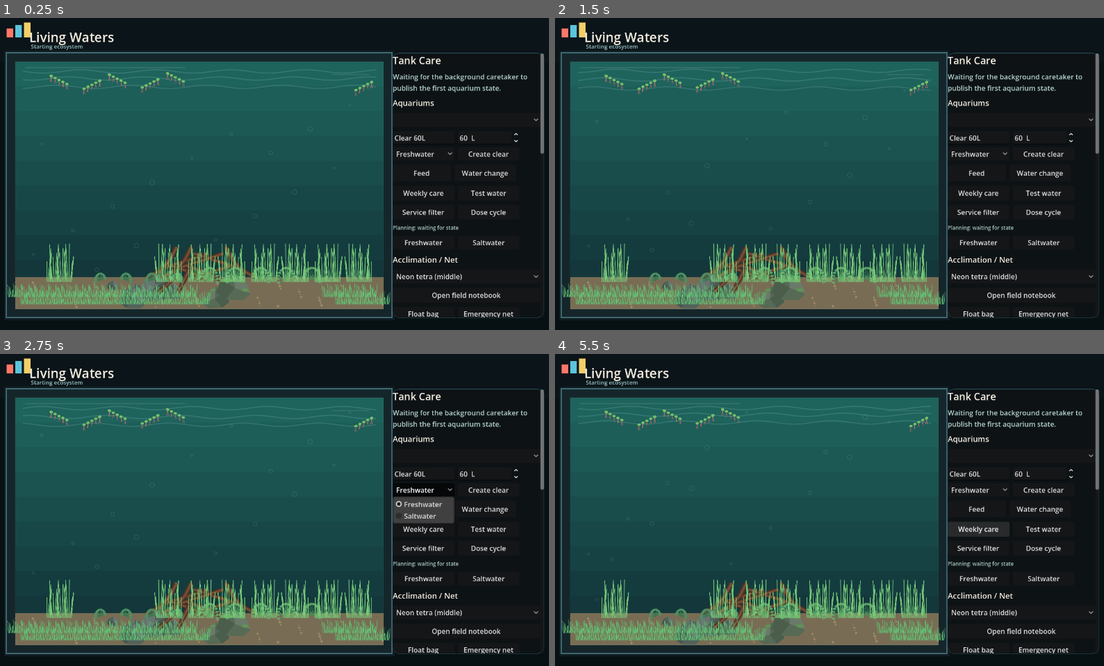
Above: before the commit, frames 1-4 (two rows, left to right).
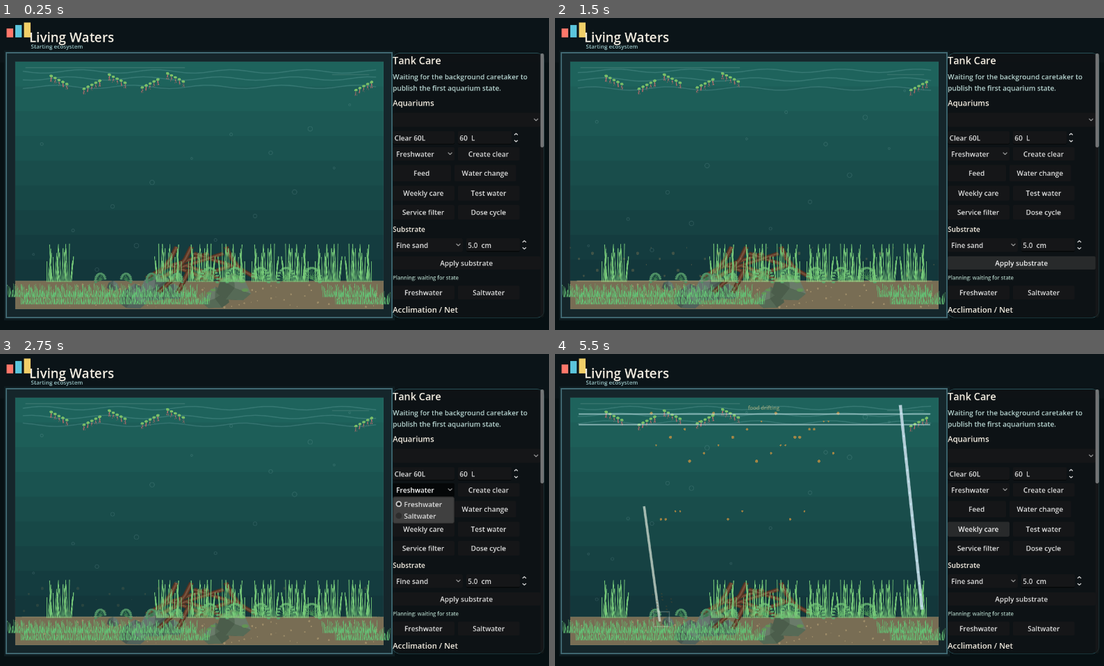
Above: after the commit, the same moments.

Repository: EgeDorukDeveci/living-waters
Game: Godot game, scene res://scenes/main.tscn
Two runs of this game, one before a commit and one after it. Both use one fixed random seed, a clock stepped at 60 frames per second and the inputs below.
Inputs (mouse positions are in pixels of both pictures, inside the frame that each line leads up to):
- Up to frame 1 (0.25 s): no input
- Up to frame 2 (1.5 s): click (983, 245) at 0.5 s, where only the run after the commit has a clickable "Fine sand"; click (1021, 261) at 1.25 s, where only the run after the commit has a clickable "Apply substrate"
- Up to frame 3 (2.75 s): click "Freshwater" at 2 s
- Up to frame 4 (5.5 s): click "Create clear" at 2.75 s; click "Feed" at 3.5 s; click "Water change" at 4.25 s; click "Weekly care" at 5 s

The runs differ from the first frame. In frame 1, 1.7% of the frame differs, in the area x 2-100%, y 41-96%; in frame 2, 2.8%; in frame 3, 1.7%; in frame 4, 3.3%, in the area x 2-100%, y 16-96%.

Commit message:
Animate aquarium care actions and substrate

Diff:
--- a/scripts/Main.gd
+++ b/scripts/Main.gd
@@ -33,6 +33,8 @@
 var tank_name_edit: LineEdit
 var tank_litres_spin: SpinBox
 var tank_system_select: OptionButton
+var substrate_select: OptionButton
+var substrate_depth_spin: SpinBox
 var species_select: OptionButton
 var status_label: Label
 var summary_label: Label
@@ -52,6 +54,7 @@
 var selected_scape_tool: Dictionary = {}
 var selected_scape_object_id := ""
 var selected_animal_tool: Dictionary = {}
+var action_effects: Array[Dictionary] = []
 var last_command_note := ""
 var last_command_until := 0.0
 var notebook_open := false
@@ -73,6 +76,7 @@
 func _process(delta: float) -> void:
 	time_accum += delta
 	_animate_animals(delta)
+	_update_action_effects(delta)
 	_update_notebook_animation(delta)
 	if time_accum > 1.0:
 		time_accum = 0.0
@@ -151,6 +155,35 @@
 func _valid_release_point(normalized: Vector2) -> bool:
 	return normalized.y > 0.10 and normalized.y < 0.86
 
+func _add_action_effect(kind: String) -> void:
+	action_effects.append({"kind": kind, "age": 0.0, "duration": _effect_duration(kind), "seed": Time.get_ticks_msec() % 1000})
+
+func _effect_duration(kind: String) -> float:
+	match kind:
+		"feed":
+			return 2.6
+		"water_change":
+			return 3.2
+		"weekly_maintenance":
+			return 3.4
+		"service_filter":
+			return 2.7
+		"test_water":
+			return 2.3
+		"dose_ammonia":
+			return 2.5
+		"set_substrate":
+			return 2.8
+	return 1.8
+
+func _update_action_effects(delta: float) -> void:
+	var alive: Array[Dictionary] = []
+	for effect in action_effects:
+		effect["age"] = float(effect.get("age", 0.0)) + delta
+		if float(effect["age"]) < float(effect.get("duration", 1.0)):
+			alive.append(effect)
+	action_effects = alive
+
 func _draw() -> void:
 	_draw_room()
 	_draw_aquarium()
@@ -159,6 +192,7 @@
 	_draw_plants()
 	_draw_bubbles()
 	_draw_animals()
+	_draw_action_effects()
 	_draw_front_glass()
 
 func _project_root() -> String:
@@ -379,6 +413,42 @@
 	dose_ammonia.custom_minimum_size = Vector2(142, 34)
 	dose_ammonia.pressed.connect(func(): _write_command(COMMAND_DOSE_AMMONIA.duplicate()))
 	filter_row.add_child(dose_ammonia)
+
+	var substrate_title := Label.new()
+	substrate_title.text = "Substrate"
+	substrate_title.add_theme_font_size_override("font_size", 16)
+	substrate_title.add_theme_color_override("font_color", Color("#f5efe3"))
+	panel.add_child(substrate_title)
+
+	var substrate_row := GridContainer.new()
+	substrate_row.columns = 2
+	substrate_row.add_theme_constant_override("h_separation", 8)
+	substrate_row.add_theme_constant_override("v_separation", 6)
+	panel.add_child(substrate_row)
+
+	substrate_select = OptionButton.new()
+	substrate_select.custom_minimum_size = Vector2(142, 30)
+	_add_substrate_choice("Fine sand", "fine_sand")
+	_add_substrate_choice("Rounded gravel", "rounded_gravel")
+	_add_substrate_choice("Planted soil", "planted_soil")
+	_add_substrate_choice("Reef sand", "reef_sand")
+	_add_substrate_choice("Bare bottom", "bare_bottom")
+	substrate_row.add_child(substrate_select)
+
+	substrate_depth_spin = SpinBox.new()
+	substrate_depth_spin.min_value = 0
+	substrate_depth_spin.max_value = 9
+	substrate_depth_spin.step = 0.5
+	substrate_depth_spin.value = 5
+	substrate_depth_spin.suffix = " cm"
+	substrate_depth_spin.custom_minimum_size = Vector2(142, 30)
+	substrate_row.add_child(substrate_depth_spin)
+
+	var apply_substrate := Button.new()
+	apply_substrate.text = "Apply substrate"
+	apply_substrate.custom_minimum_size = Vector2(300, 30)
+	apply_substrate.pressed.connect(func(): _apply_substrate())
+	panel.add_child(apply_substrate)
 
 	for key in ["temperature_c", "ph", "oxygen_mg_l", "ammonia_mg_l", "nitrite_mg_l", "nitrate_mg_l"]:
 		var label := Label.new()
@@ -602,6 +672,33 @@
 		var scroll := side_panel.get_node_or_null("SideScroll") as ScrollContainer
 		if scroll:
 			scroll.size = side_panel.size
+
+func _add_substrate_choice(label: String, id: String) -> void:
+	if not substrate_select:
+		return
+	substrate_select.add_item(label)
+	substrate_select.set_item_metadata(substrate_select.item_count - 1, id)
+
+func _apply_substrate() -> void:
+	if not substrate_select or substrate_select.selected < 0:
+		return
+	var substrate := str(substrate_select.get_item_metadata(substrate_select.selected))
+	var depth := 5.0
+	if substrate_depth_spin:
+		depth = float(substrate_depth_spin.value)
+	_write_command({"action": "set_substrate", "substrate": substrate, "depth_cm": depth})
+
+func _sync_substrate_controls() -> void:
+	if not substrate_select:
+		return
+	var aquarium = state.get("aquarium", {})
+	var substrate := str(aquarium.get("substrate", "fine_sand"))
+	for i in range(substrate_select.item_count):
+		if str(substrate_select.get_item_metadata(i)) == substrate:
+			substrate_select.select(i)
+			break
+	if substrate_depth_spin:
+		substrate_depth_spin.value = float(aquarium.get("substrate_depth_cm", 5.0))
 
 func _toggle_notebook() -> void:
 	notebook_open = not notebook_open
@@ -803,14 +900,16 @@
 	selected_scape_object_id = ""
 
 func _write_command(command: Dictionary) -> void:
+	var action := str(command.get("action", "command"))
+	_add_action_effect(action)
 	command["timestamp"] = Time.get_datetime_string_from_system()
 	DirAccess.make_dir_recursive_absolute(root_dir.path_join("runtime"))
 	DirAccess.make_dir_recursive_absolute(commands_dir)
-	var path := commands_dir.path_join("%s-%d.json" % [str(command.get("action", "command")), Time.get_ticks_usec()])
+	var path := commands_dir.path_join("%s-%d.json" % [action, Time.get_ticks_usec()])
 	var file := FileAccess.open(path, FileAccess.WRITE)
 	if file:
 		file.store_string(JSON.stringify(command, "\t"))
-		last_command_note = "%s sent" % str(command.get("action", "command")).replace("_", " ")
+		last_command_note = "%s sent" % action.replace("_", " ")
 		last_command_until = Time.get_ticks_msec() / 1000.0 + 1.8
 
 func _sync_animals() -> void:
@@ -941,14 +1040,51 @@
 	for i in range(3):
 		var y := inner.position.y + 24.0 + i * 18.0 + sin(Time.get_ticks_msec() / 900.0 + i) * 3.0
 		_draw_wave(Vector2(inner.position.x + 18.0, y), inner.size.x - 36.0, Color(0.74, 0.94, 0.98, 0.16), 2.0 + i)
-	var sand := Rect2(inner.position.x, inner.end.y - SAND_HEIGHT, inner.size.x, SAND_HEIGHT)
-	draw_rect(sand, Color("#786d54"), true)
-	for i in range(70):
-		var x := inner.position.x + fposmod(i * 47.0, inner.size.x)
-		var y := sand.position.y + 12.0 + fposmod(i * 19.0, sand.size.y - 16.0)
-		draw_circle(Vector2(x, y), 1.4 + float(i % 4) * 0.45, Color(0.90, 0.79, 0.56, 0.34))
+	_draw_substrate(inner)
 	draw_rect(tank, Color("#416973"), false, 3.0)
 	draw_rect(inner, Color(1, 1, 1, 0.045), false, 1.0)
+
+func _substrate_height() -> float:
+	var aquarium = state.get("aquarium", {})
+	var depth: float = clamp(float(aquarium.get("substrate_depth_cm", 5.0)), 0.0, 9.0)
+	return lerp(6.0, 112.0, depth / 9.0)
+
+func _draw_substrate(inner: Rect2) -> void:
+	var aquarium = state.get("aquarium", {})
+	var kind := str(aquarium.get("substrate", "fine_sand"))
+	var height := 0.0 if kind == "bare_bottom" else _substrate_height()
+	if height <= 1.0:
+		draw_rect(Rect2(inner.position.x, inner.end.y - 8.0, inner.size.x, 8.0), Color(0.12, 0.20, 0.21, 0.5), true)
+		draw_line(Vector2(inner.position.x, inner.end.y - 8.0), Vector2(inner.end.x, inner.end.y - 8.0), Color(0.65, 0.9, 0.95, 0.18), 1.0, true)
+		return
+	var bed := Rect2(inner.position.x, inner.end.y - height, inner.size.x, height)
+	var base := Color("#786d54")
+	var speck := Color(0.90, 0.79, 0.56, 0.34)
+	var particle_count := 90
+	var max_radius := 1.8
+	match kind:
+		"rounded_gravel":
+			base = Color("#5b5a50")
+			speck = Color(0.78, 0.74, 0.62, 0.52)
+			particle_count = 130
+			max_radius = 3.4
+		"planted_soil":
+			base = Color("#3d3025")
+			speck = Color(0.26, 0.19, 0.13, 0.58)
+			particle_count = 120
+			max_radius = 2.6
+		"reef_sand":
+			base = Color("#b5a982")
+			speck = Color(0.98, 0.91, 0.72, 0.42)
+			particle_count = 100
+			max_radius = 1.9
+	draw_rect(bed, base, true)
+	for i in range(particle_count):
+		var x := inner.position.x + fposmod(i * 47.0 + sin(i) * 19.0, inner.size.x)
+		var y := bed.position.y + 8.0 + fposmod(i * 19.0, max(4.0, bed.size.y - 12.0))
+		var radius := 0.9 + float(i % 5) * max_radius * 0.2
+		draw_circle(Vector2(x, y), radius, speck)
+	draw_line(Vector2(bed.position.x, bed.position.y), Vector2(bed.end.x, bed.position.y), Color(0.95, 0.90, 0.72, 0.18), 1.0, true)
 
 func _aquascape_style() -> String:
 	return str(state.get("aquarium", {}).get("aquascape_style", "greenscape"))
@@ -1225,6 +1361,97 @@
 		var y := inner.end.y - SAND_HEIGHT - fposmod(Time.get_ticks_msec() / 1000.0 * speed + i * 39.0, inner.size.y - 80.0)
 		var radius := 2.2 + float(i % 4)
 		draw_circle(Vector2(x, y), radius, Color(0.83, 0.98, 1.0, 0.12), false, 1.3, true)
+
+func _draw_action_effects() -> void:
+	for effect in action_effects:
+		var kind := str(effect.get("kind", ""))
+		var progress: float = clamp(float(effect.get("age", 0.0)) / max(0.1, float(effect.get("duration", 1.0))), 0.0, 1.0)
+		match kind:
+			"feed":
+				_draw_feeding_effect(progress, int(effect.get("seed", 0)))
+			"water_change":
+				_draw_water_change_effect(progress)
+			"weekly_maintenance":
+				_draw_water_change_effect(progress)
+				_draw_vacuum_effect(progress)
+			"service_filter":
+				_draw_filter_service_effect(progress)
+			"test_water":
+				_draw_test_water_effect(progress)
+			"dose_ammonia":
+				_draw_dosing_effect(progress)
+			"set_substrate":
+				_draw_substrate_settle_effect(progress)
+
+func _draw_feeding_effect(progress: float, seed: int) -> void:
+	var inner := _tank_inner()
+	for i in range(34):
+		var x := inner.position.x + inner.size.x * (0.22 + fposmod(float(i * 37 + seed) * 0.013, 0.52))
+		var fall := fposmod(progress * 1.25 + float(i % 9) * 0.07, 1.0)
+		var y := inner.position.y + 18.0 + fall * (inner.size.y * 0.46)
+		var alpha: float = 1.0 - max(0.0, progress - 0.72) / 0.28
+		draw_circle(Vector2(x, y), 2.0 + float(i % 3) * 0.7, Color(0.93, 0.62, 0.24, 0.70 * alpha))
+	draw_string(get_theme_default_font(), inner.position + Vector2(inner.size.x * 0.42, 28), "food drifting", HORIZONTAL_ALIGNMENT_CENTER, 180, 12, Color(0.98, 0.85, 0.58, 0.55))
+
+func _draw_water_change_effect(progress: float) -> void:
+	var inner := _tank_inner()
+	var drain := sin(progress * PI)
+	var line_y := inner.position.y + 20.0 + drain * 46.0
+	draw_line(Vector2(inner.position.x + 20, line_y), Vector2(inner.end.x - 20, line_y), Color(0.88, 0.98, 1.0, 0.55), 3.0, true)
+	var hose_start := Vector2(inner.end.x - 88, inner.position.y + 18)
+	var hose_end := Vector2(inner.end.x - 38, inner.end.y - _substrate_height() - 18)
+	draw_line(hose_start, hose_end, Color(0.72, 0.82, 0.86, 0.82), 6.0, true)
+	for i in range(18):
+		var t := fposmod(progress * 2.5 + float(i) / 18.0, 1.0)
+		var pos := hose_start.lerp(hose_end, t)
+		draw_circle(pos, 2.2, Color(0.78, 0.95, 1.0, 0.56))
+
+func _draw_vacuum_effect(progress: float) -> void:
+	var inner := _tank_inner()
+	var bed_y := inner.end.y - _substrate_height()
+	var x: float = lerp(inner.position.x + 90.0, inner.end.x - 130.0, progress)
+	draw_line(Vector2(x, inner.position.y + inner.size.y * 0.44), Vector2(x + 36, bed_y + 10), Color(0.82, 0.87, 0.82, 0.76), 5.0, true)
+	draw_rect(Rect2(Vector2(x + 22, bed_y - 12), Vector2(36, 34)), Color(0.90, 0.96, 0.90, 0.25), false, 2.0, true)
+	for i in range(14):
+		var pos := Vector2(x + 18 + fposmod(i * 11.0, 54.0), bed_y - 8 - fposmod(progress * 90.0 + i * 17.0, 46.0))
+		draw_circle(pos, 1.7, Color(0.42, 0.31, 0.18, 0.35 * (1.0 - progress * 0.4)))
+
+func _draw_filter_service_effect(progress: float) -> void:
+	var inner := _tank_inner()
+	var pos := Vector2(inner.end.x - 164, inner.end.y - _substrate_height() - 110)
+	draw_rect(Rect2(pos, Vector2(74, 58)), Color(0.07, 0.11, 0.12, 0.82), true)
+	draw_rect(Rect2(pos, Vector2(74, 58)), Color(0.60, 0.82, 0.82, 0.36), false, 1.4, true)
+	for i in range(6):
+		var y := pos.y + 12 + i * 8
+		var pulse := sin(progress * TAU * 3.0 + i) * 0.5 + 0.5
+		draw_line(Vector2(pos.x + 10, y), Vector2(pos.x + 58 + pulse * 8, y), Color(0.62, 0.92, 1.0, 0.55), 2.0, true)
+	draw_string(get_theme_default_font(), pos + Vector2(-6, -8), "filter rinse", HORIZONTAL_ALIGNMENT_CENTER, 88, 12, Color(0.82, 0.96, 0.96, 0.62))
+
+func _draw_test_water_effect(progress: float) -> void:
+	var inner := _tank_inner()
+	var pos := Vector2(inner.position.x + inner.size.x * 0.56, inner.position.y + 46)
+	draw_line(pos + Vector2(0, -28), pos + Vector2(0, 42), Color(0.92, 0.96, 0.92, 0.65), 3.0, true)
+	draw_rect(Rect2(pos + Vector2(-12, 18), Vector2(24, 42)), Color(0.36, 0.78, 0.74, 0.18 + 0.25 * sin(progress * PI)), true)
+	draw_rect(Rect2(pos + Vector2(-12, 18), Vector2(24, 42)), Color(0.90, 0.96, 0.92, 0.58), false, 1.2, true)
+	draw_circle(pos + Vector2(0, lerp(-12.0, 18.0, progress)), 4.0, Color(0.80, 0.94, 1.0, 0.68))
+
+func _draw_dosing_effect(progress: float) -> void:
+	var inner := _tank_inner()
+	var dropper := Vector2(inner.position.x + inner.size.x * 0.50, inner.position.y + 28)
+	draw_line(dropper + Vector2(-22, -8), dropper + Vector2(22, -8), Color(0.86, 0.90, 0.88, 0.75), 5.0, true)
+	for i in range(7):
+		var y := dropper.y + fposmod(progress * 160.0 + i * 23.0, inner.size.y * 0.45)
+		draw_circle(Vector2(dropper.x + sin(i) * 16.0, y), 3.0, Color(0.75, 0.64, 0.24, 0.64))
+	draw_string(get_theme_default_font(), dropper + Vector2(-60, 10), "cycle dose", HORIZONTAL_ALIGNMENT_CENTER, 120, 12, Color(0.95, 0.85, 0.42, 0.58))
+
+func _draw_substrate_settle_effect(progress: float) -> void:
+	var inner := _tank_inner()
+	var bed_y := inner.end.y - _substrate_height()
+	for i in range(44):
+		var x := inner.position.x + fposmod(i * 31.0, inner.size.x)
+		var y := bed_y - fposmod((1.0 - progress) * 82.0 + i * 13.0, 78.0)
+		draw_circle(Vector2(x, y), 1.5 + float(i % 3), Color(0.72, 0.58, 0.36, 0.28 * (1.0 - progress)))
+	draw_line(Vector2(inner.position.x + 16, bed_y), Vector2(inner.end.x - 16, bed_y), Color(0.95, 0.86, 0.58, 0.28 * (1.0 - progress)), 3.0, true)
 
 func _draw_front_glass() -> void:
 	var inner := _tank_inner()
Not shown, changed: background/living_waters_daemon.py
Not shown, changed: background/simulation.py
Not shown, changed: tests/run_tests.py
